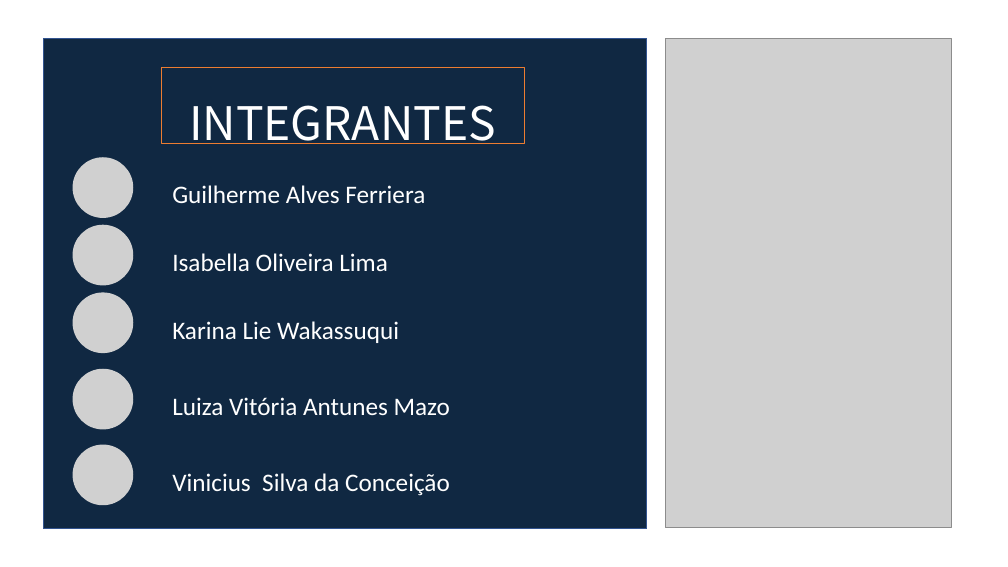
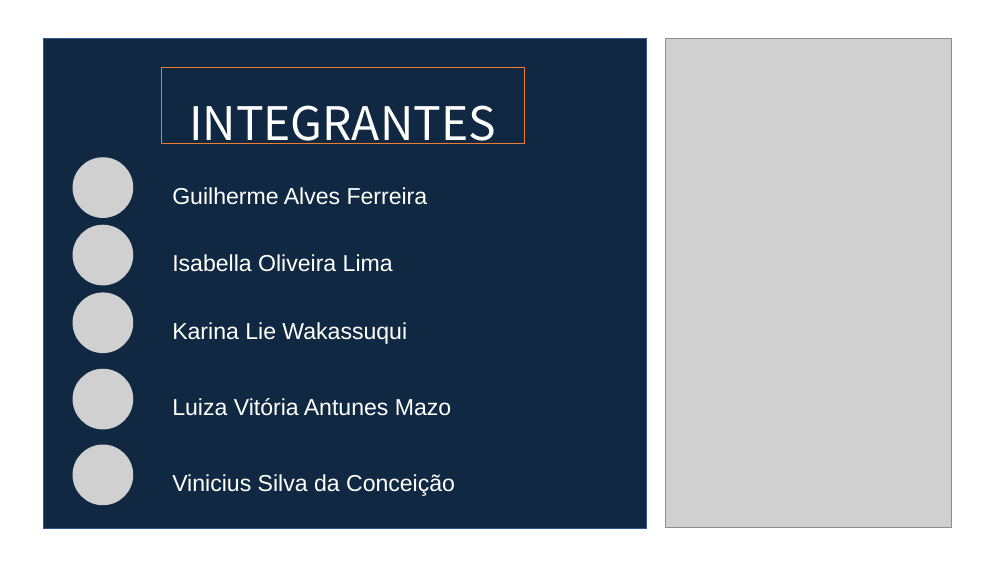
Before and after one commit to BandTec/grupo-05-adsa-20201, a slide deck: slide 2 of Supervisor 3.pptx. Drawn at 1008x567 pixels with LibreOffice and Linux fonts; fonts in the diff are those of the drawing; grey boxes stand for pictures. Boxes give left, top, right and bottom in pixels: in the first picture for what was removed or moved away, otherwise in the second. Text is boxed around its words. In the diff, an @@ line names an element or a change of style, - is before the commit and + after.

```diff
--- a/Supervisor 3.pptx
+++ b/Supervisor 3.pptx
@@ text at bbox=[172, 187, 428, 205]: text changed; size 24 to 22 pt; font Calibri to Arial @@
-Guilherme Alves Ferriera
+Guilherme Alves Ferreira
@@ size 24 to 22 pt, font Calibri to Arial in 4 elements at bbox=[172, 254, 393, 272], bbox=[172, 322, 407, 344], bbox=[172, 398, 451, 416], bbox=[172, 474, 455, 496] @@
```
Also in this commit, not shown: 14 other slides changed.
